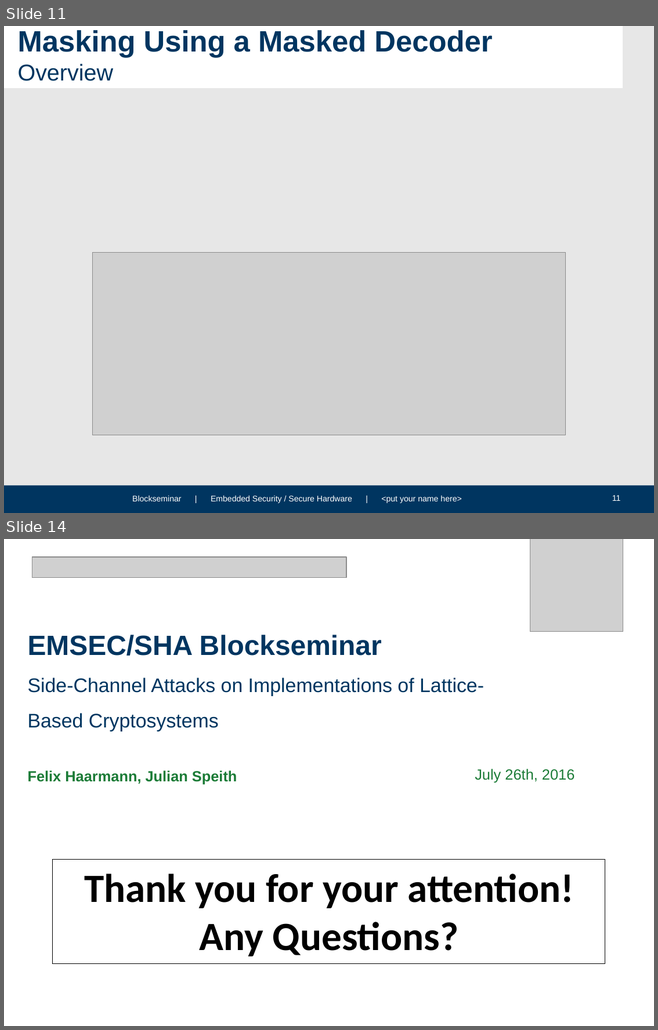
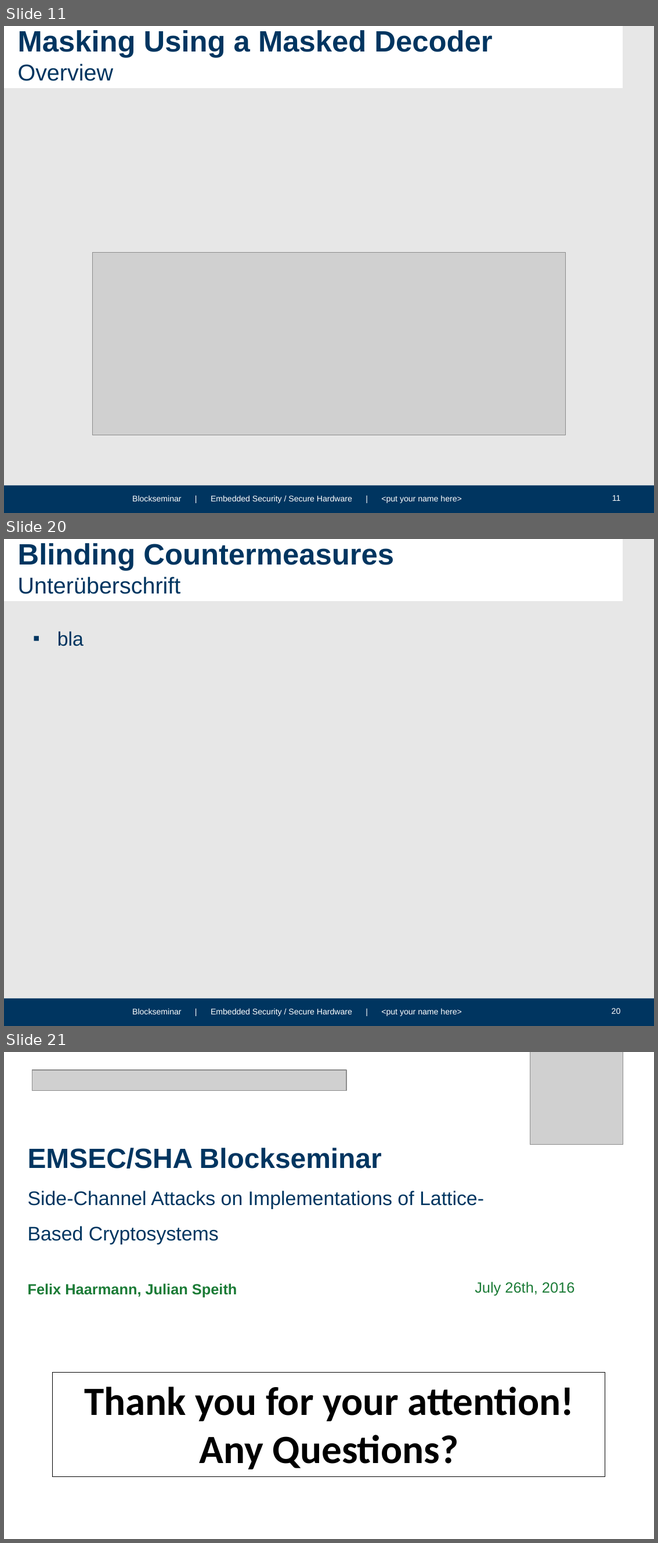
Before and after one commit to HFelixA/emsecseminar, a slide deck: presentation/EMSEC_Blockseminar_Template_Corporate_WS1314.pptx. Shown one above the other, each under a label of ours: slides 11 and 14 before the commit, slides 11, 20 and 21 after it; the slides between them are not shown. The pictures are 658x1030 and 658x1543 pixels, drawn with LibreOffice and Linux fonts; fonts in the diff are those of the drawing; grey boxes stand for pictures; background and template pictures are left out. Boxes give left, top, right and bottom in pixels: in the first picture for what was removed or moved away, otherwise in the second. Text is boxed around its words. In the diff, an @@ line names an element or a change of style, - is before the commit and + after.

```diff
--- a/presentation/EMSEC_Blockseminar_Template_Corporate_WS1314.pptx
+++ b/presentation/EMSEC_Blockseminar_Template_Corporate_WS1314.pptx
@@ slide 20 added at [4,539,654,1026], background #E7E7E7; not listed: 4 template elements that a slide beside it also shows @@
@@ title added at [18,543,394,594], 36 pt, text #003560, bold @@
+Blinding Countermeasures
+Unterüberschrift
@@ text added at [57,631,83,646], 24 pt, text #003560 @@
+▪ bla
@@ what was slide 14 is now slide 21 @@
```
Also in this commit, not shown: 3 slides changed, 6 other slides added.
